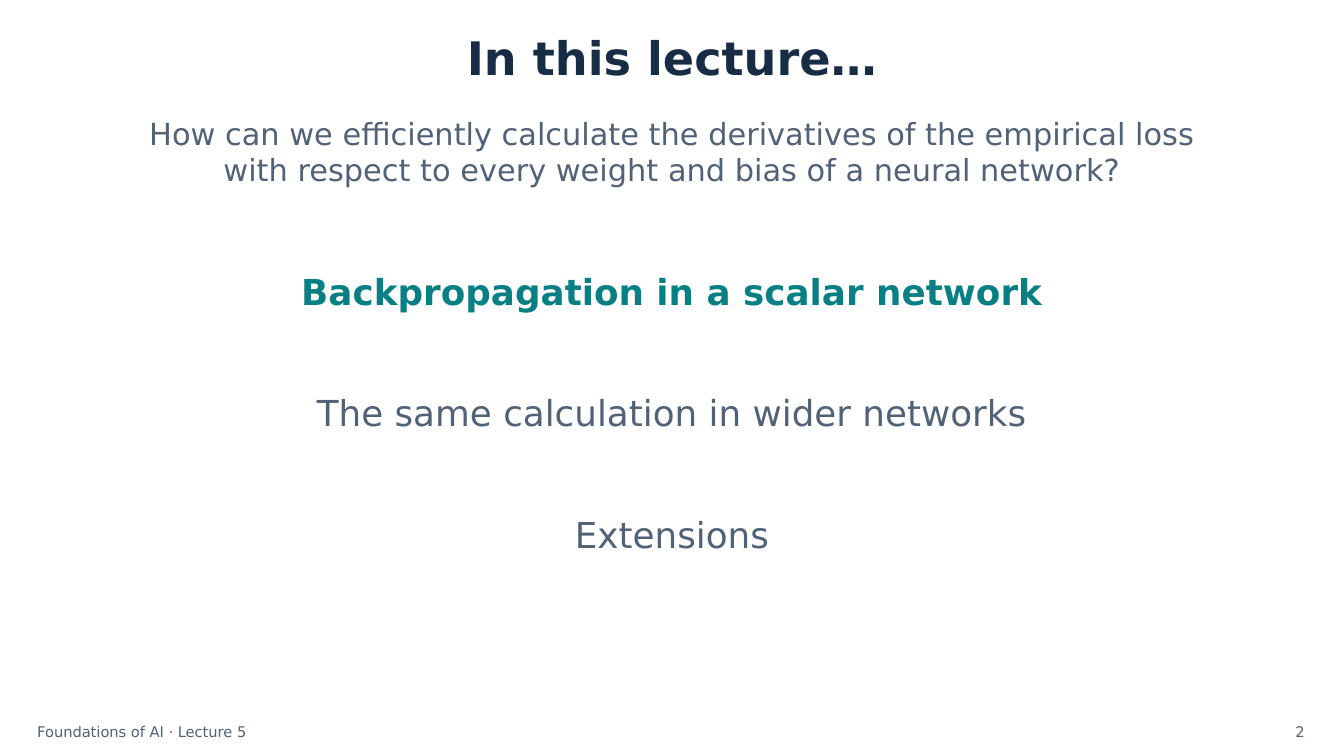
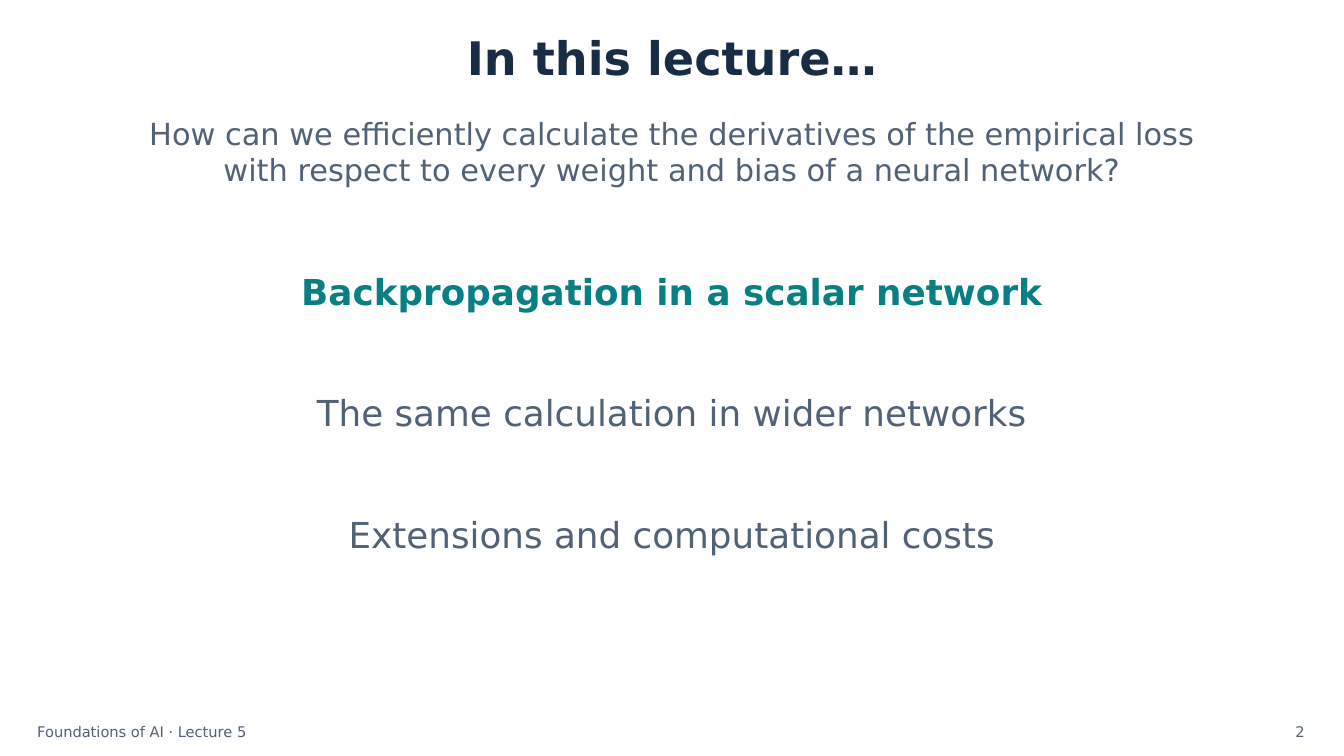
Before and after one commit to semtm0051/2026_27, a slide deck: slide 2 of Week_05/Slides/Week_05 - Slides.pptx. Drawn at 1344x756 pixels with LibreOffice and Linux fonts; fonts in the diff are those of the drawing. Boxes give left, top, right and bottom in pixels: in the first picture for what was removed or moved away, otherwise in the second. Text is boxed around its words. In the diff, an @@ line names an element or a change of style, - is before the commit and + after.

```diff
--- a/Week_05/Slides/Week_05 - Slides.pptx
+++ b/Week_05/Slides/Week_05 - Slides.pptx
@@ text at [349,521,995,556]: text changed @@
-Extensions
+Extensions and computational costs
```
Also in this commit, not shown: 4 other slides changed, 1 other file.
